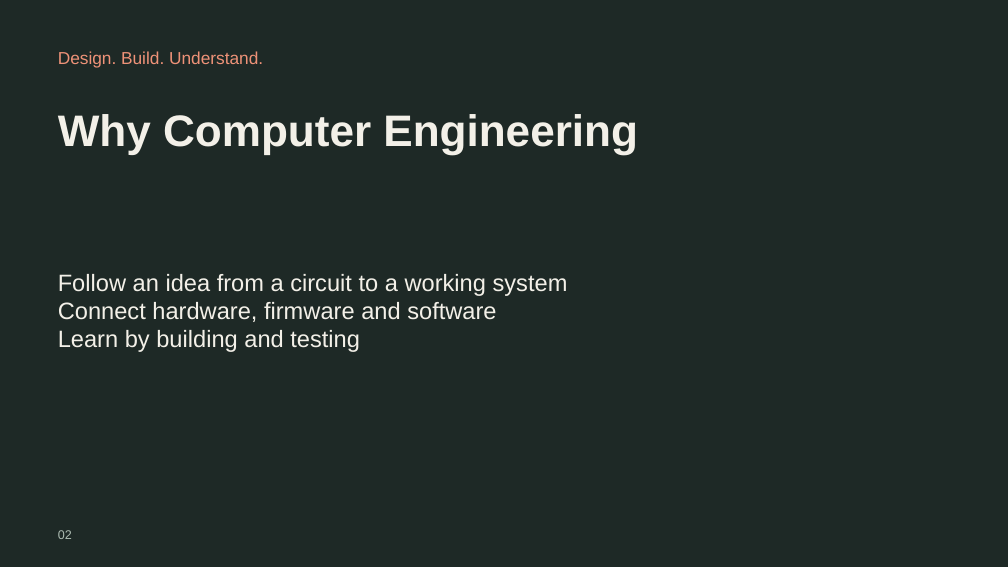
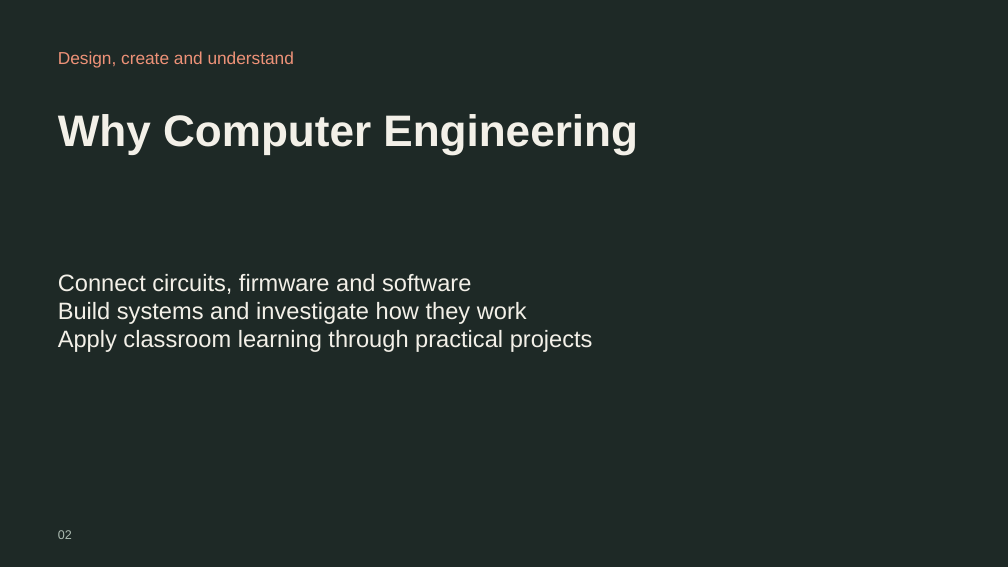
Before and after one commit to mjumair7/UmairJibran-ePortfolio, a slide deck: slide 2 of assets/About-Me.pptx. Drawn at 1008x567 pixels with LibreOffice and Linux fonts; fonts in the diff are those of the drawing. Boxes give left, top, right and bottom in pixels: in the first picture for what was removed or moved away, otherwise in the second. Text is boxed around its words. In the diff, an @@ line names an element or a change of style, - is before the commit and + after.

```diff
--- a/assets/About-Me.pptx
+++ b/assets/About-Me.pptx
@@ text at bbox=[58, 51, 294, 68]: text changed @@
-Design. Build. Understand.
+Design, create and understand
@@ text at bbox=[58, 274, 593, 352]: text changed @@
-Follow an idea from a circuit to a working system
-Connect hardware, firmware and software
-Learn by building and testing
+Connect circuits, firmware and software
+Build systems and investigate how they work
+Apply classroom learning through practical projects
```
Also in this commit, not shown: 4 other slides changed, 2 slides added, 2 slides removed, 6 other files.
